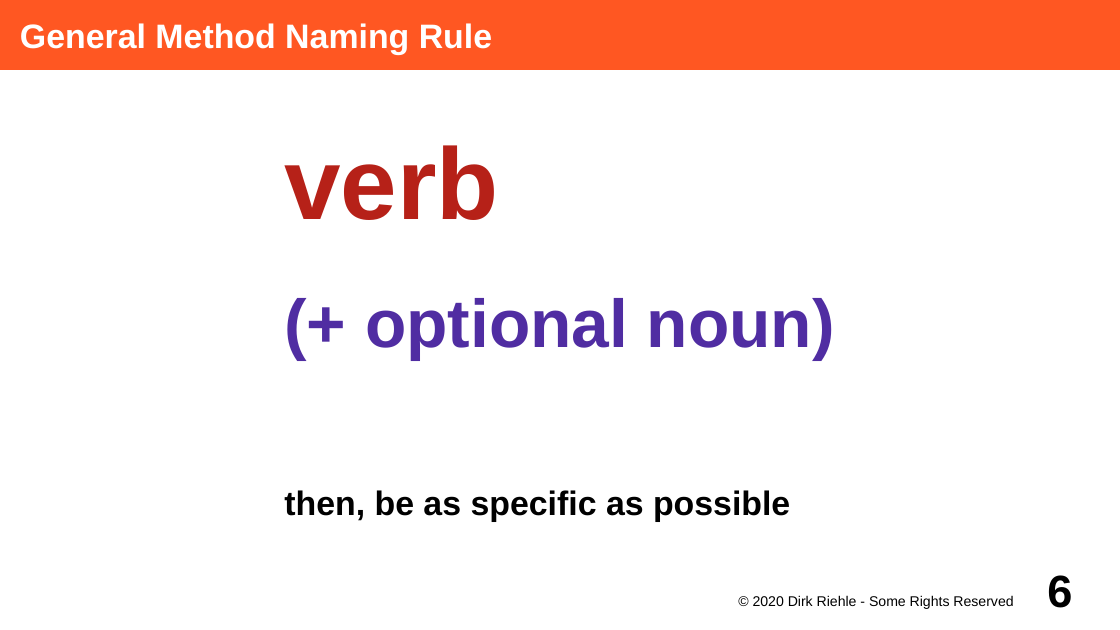
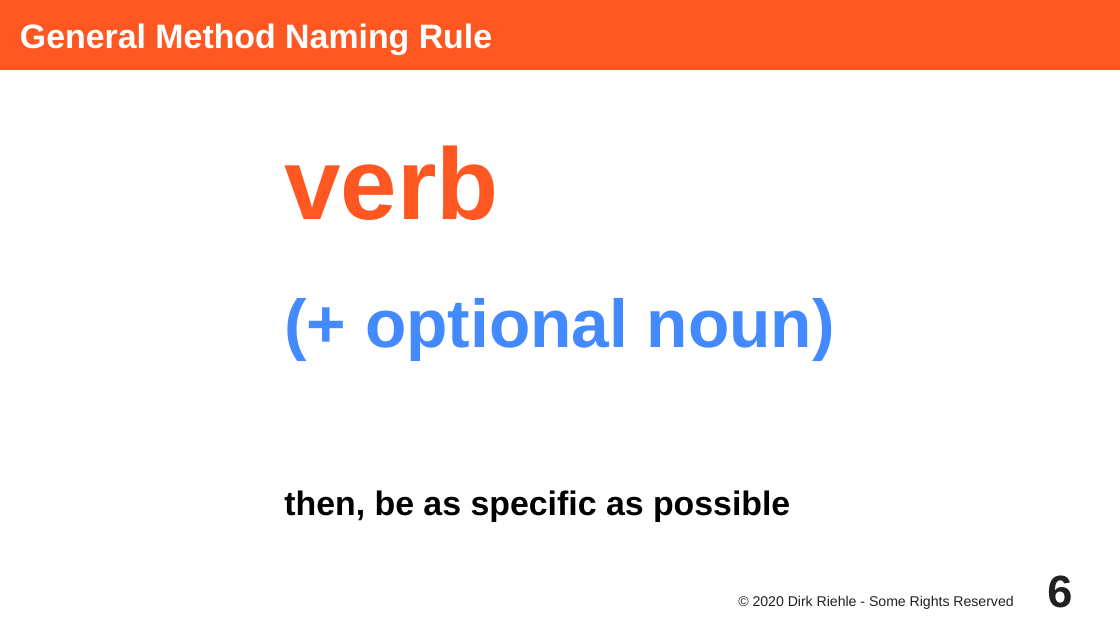
Before and after one commit to dirkriehle/adap-course, a slide deck: slide 6 of Lecture Slides/ADAP C01 - Method Types.odp. Drawn at 1120x630 pixels with LibreOffice and Linux fonts; fonts in the diff are those of the drawing. Boxes give left, top, right and bottom in pixels: in the first picture for what was removed or moved away, otherwise in the second. Text is boxed around its words. In the diff, an @@ line names an element or a change of style, - is before the commit and + after.

```diff
--- a/Lecture Slides/ADAP C01 - Method Types.odp
+++ b/Lecture Slides/ADAP C01 - Method Types.odp
@@ subtitle at (284, 145, 835, 360): text colour #B62118 to #FF5722 in "verb"; text colour #502DA2 to #448AFF in "(+ optional noun)" @@
@@ page number at (1047, 575, 1072, 608): text colour #000000 to #212121 @@
@@ text "© 2020 Dirk Riehle - ..." at (753, 595, 1013, 609): text colour #000000 to #212121 @@
```
Also in this commit, not shown: 32 other slides changed, 3 other files.
